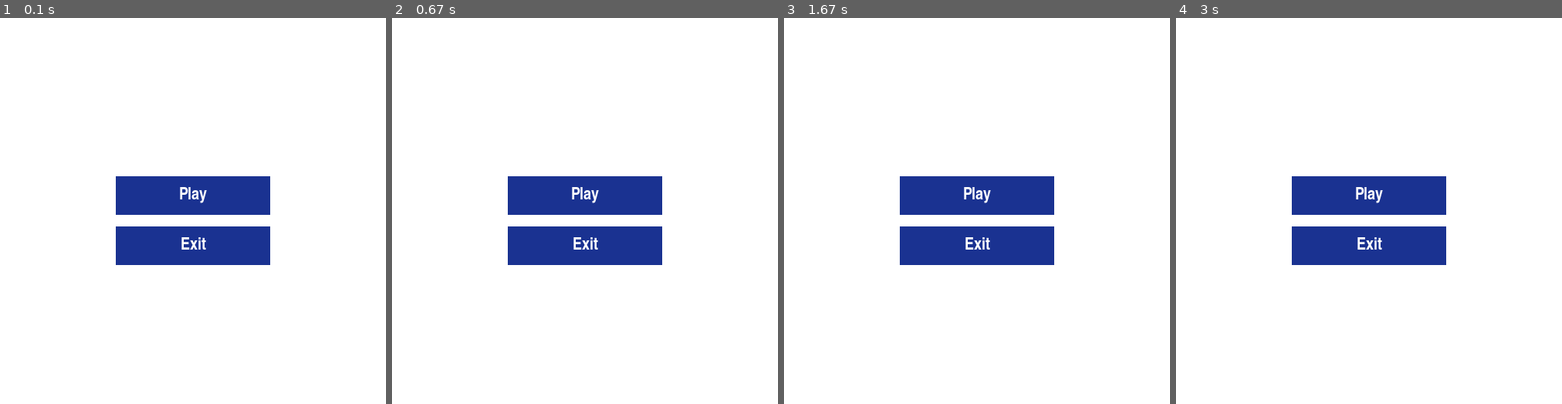
Above: before the commit, frames 1-4 (left to right).
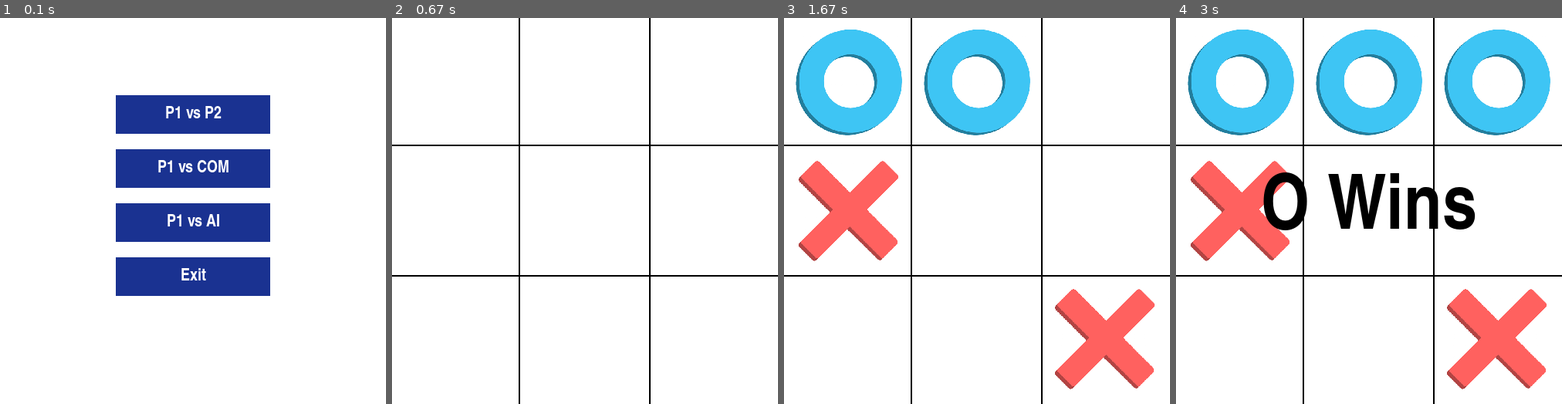
Above: after the commit, the same moments.

Repository: vyper0016/tic-tac-toe-pygame
Game: pygame game, started from tic.py
The game is run twice, just before and just after one commit, with the same random seed, the same clock (stepped at 60 frames per second) and the same inputs.
Inputs (mouse positions are in pixels of both pictures, inside the frame that each line leads up to):
- Up to frame 1 (0.1 s): no input
- Up to frame 2 (0.67 s): click (585, 168) at 0.38 s, where only the run after the commit has a clickable "P1 vs COM"
- Up to frame 3 (1.67 s): click (849, 83) at 0.72 s; click (977, 83) at 1.15 s
- Up to frame 4 (3 s): click (1496, 83) at 1.7 s

The runs differ from the first frame. In frame 1, 14% of the frame differs, in the area x 30-70%, y 20-72%; in frame 2, 9.3%; in frame 3, 26%; in frame 4, 32%, in the area x 0-100%, y 0-100%.

Commit message:
Add files via upload

Diff:
--- a/tic.py
+++ b/tic.py
@@ -1,6 +1,8 @@
 import pygame
 import os
 import sys
+import random
+from math import inf
 pygame.font.init()
 
 
@@ -68,9 +70,22 @@
                     s += 1
         return s
 
-    def fill(self, coordinates: tuple, turn: int):  # turn: 0/1
+    def game_over(self):
+        return self.count_empty == 0 or self.check_win() != -1
+
+    def empty_cases(self):
+        em = []
+        for row, i in enumerate(self.array):
+            for col, c in enumerate(i):
+                if c == -1:
+                    em.append((row, col))
+
+        return em
+
+    def make_move(self, coordinates: tuple, turn: int):  # turn: 0/1
         if self.array[coordinates[0]][coordinates[1]] == -1:
             self.array[coordinates[0]][coordinates[1]] = turn
+            return self
         else:
             raise IndexError('Case already full')
 
@@ -114,6 +129,55 @@
 
         else:
             raise IndexError('Case already full')
+
+
+class RandomPlayer():
+    def __init__(self) -> None:
+        pass
+
+    def play(self, board):
+        return random.choice(board.empty_cases())
+
+
+class AiPlayer():
+    def __init__(self, turn) -> None:
+        self.turn = turn
+
+    def play(self, board):
+        pass
+
+    def minimax(self, state: Board, maximizingPlayer):
+        if state.game_over():
+            return static_evaluation(state)
+
+        if maximizingPlayer:
+            maxEval = -inf
+            for child in state.empty_cases():
+                new_state = state.make_move(child, self.turn)
+                eval = self.minimax(new_state, False)
+                maxEval = max(maxEval, eval)
+            return maxEval
+        else:
+            minEval = inf
+            for child in state.empty_cases():
+                new_state = state.make_move(child, 1-self.turn)
+                eval = self.minimax(new_state, True)
+                minEval = min(minEval, eval)
+            return minEval
+
+
+def static_evaluation(board: Board):
+    if not board.game_over():
+        raise ValueError('Game not over')
+
+    if board.check_win() == 0:
+        a = -1
+    elif board.check_win() == -1:
+        return 0
+    elif board.check_win() == 1:
+        a = 1
+
+    return a*(board.count_empty() + 1)
 
 
 bw = 2
@@ -140,8 +204,6 @@
                     board.fill((row, col), turn)
                     return True
                 except IndexError:
-                    print(row, col)
-                    print('exception')
                     return False
     return False
 
@@ -154,23 +216,29 @@
     else:
         text = 'Tie'
 
+    pygame.display.set_caption(text)
+
     draw_text = win_font.render(text, 1, (0, 0, 0))
     win.blit(draw_text, (WIDTH//2 - draw_text.get_width()//2, HEIGHT//2 - draw_text.get_height()//2))
     pygame.display.update()
     pygame.time.delay(5000)
-    main()
-
-
-turn_img_size = (50, round(50*300/500))
-turn_x_img = pygame.transform.scale(pygame.image.load(resource_path(os.path.join('assets', 'turn_x.jpg'))), turn_img_size)
-turn_o_img = pygame.transform.scale(pygame.image.load(resource_path(os.path.join('assets', 'turn_o.jpg'))), turn_img_size)
+    main_menu()
+
+
 def draw_turn(turn):
-    img = turn_x_img if turn == 1 else turn_o_img
-    win.blit(img, (10, 10))
-    pygame.display.update()
+    text = 'X\'s turn' if turn == 1 else 'O\'s turn'
+    pygame.display.set_caption(text)
 
 
 def main():
+    global p2, ai_p, random_p
+    pygame.display.set_caption('boobs')
+
+    if random_p:
+        player = RandomPlayer()
+    elif ai_p:
+        player = AiPlayer()
+
 
     clock = pygame.time.Clock()
     win.fill((255, 255, 255))
@@ -178,8 +246,10 @@
 
     board = GameBoard()
 
-    turn = 1
+    turn = random.randint(0, 1)
     click = False
+
+    draw_turn(turn)
 
     run = True
     while run:
@@ -201,14 +271,25 @@
         change = handle_click(mx, my, click, board, turn)
         if change:
             k = board.check_win()
-            print(board.count_empty())
             if k in [0, 1]:
                 draw_result(k)
-            elif board.count_empty() == 0:
+            elif board.game_over():
                 draw_result(-1)
 
             turn = 1 - turn
             draw_turn(turn)
+
+            if random_p or ai_p:
+                board.fill(player.play(board), turn)
+
+                k = board.check_win()
+                if k in [0, 1]:
+                    draw_result(k)
+                elif board.game_over():
+                    draw_result(-1)
+
+                turn = 1 - turn
+                draw_turn(turn)
 
 
 def draw_menu(buttons, mx, my, click, enter):
@@ -239,16 +320,41 @@
     return True
 
 
+random_p = False
+ai_p = False
+p2 = False
+def random_player():
+    global random_p
+    random_p = True
+    main()
+
+def ai_player():
+    global ai_p
+    ai_p = False
+    main()
+
+def p2_player():
+    global p2
+    p2 = True
+    main()
+
+
 button_size = (200, 50)
-button_spacing = 40
+button_spacing = 20
+button_y_init = 100
 current = -1
 def main_menu():
-    global current
+    global current, random_p, ai_p, p2
+    random_p = False
+    ai_p = False
+    p2 = False
     current = -1
     clock = pygame.time.Clock()
 
-    buttons = [Button(WIDTH//2-button_size[0]//2, HEIGHT//2-button_size[1]//2-button_spacing//2, button_size[0], button_size[1], 'Play', main),
-     Button(WIDTH//2-button_size[0]//2, HEIGHT//2+button_spacing//2, button_size[0], button_size[1], 'Exit', pygame.quit)]
+    buttons = [Button(WIDTH//2-button_size[0]//2, button_y_init, button_size[0], button_size[1], 'P1 vs P2', p2_player),
+     Button(WIDTH//2-button_size[0]//2, button_y_init+button_size[1]+button_spacing, button_size[0], button_size[1], 'P1 vs COM', random_player),
+     Button(WIDTH//2-button_size[0]//2, button_y_init+(button_size[1]+button_spacing)*2, button_size[0], button_size[1], 'P1 vs AI', ai_player),
+     Button(WIDTH//2-button_size[0]//2, button_y_init+(button_size[1]+button_spacing)*3, button_size[0], button_size[1], 'Exit', pygame.quit)]
     run = True
 
     while run:
